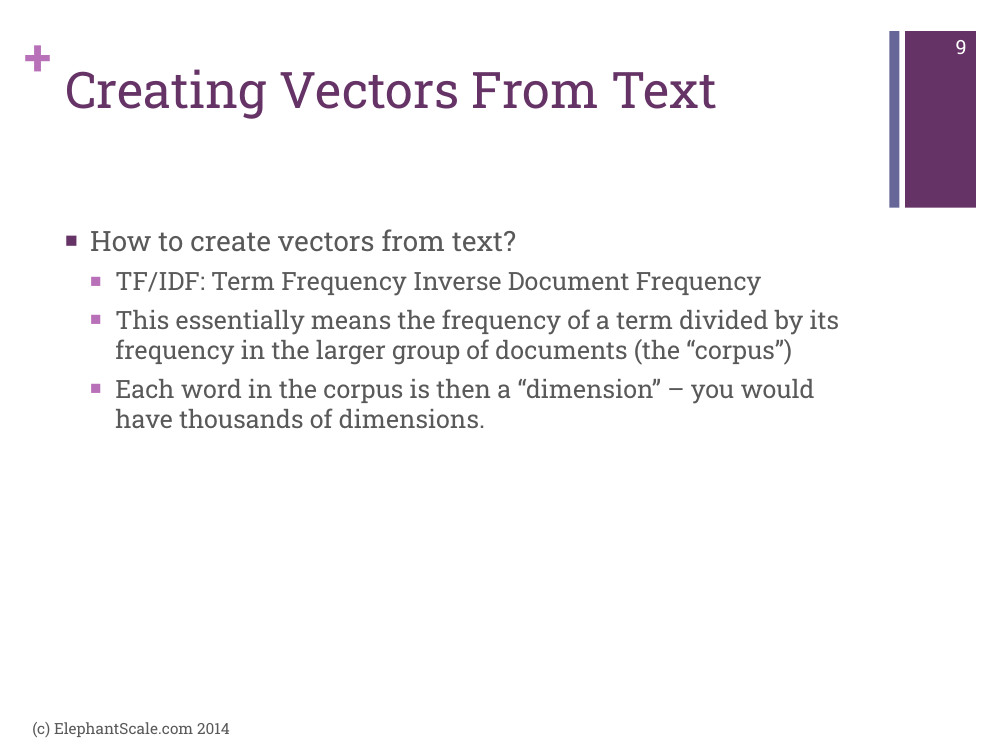
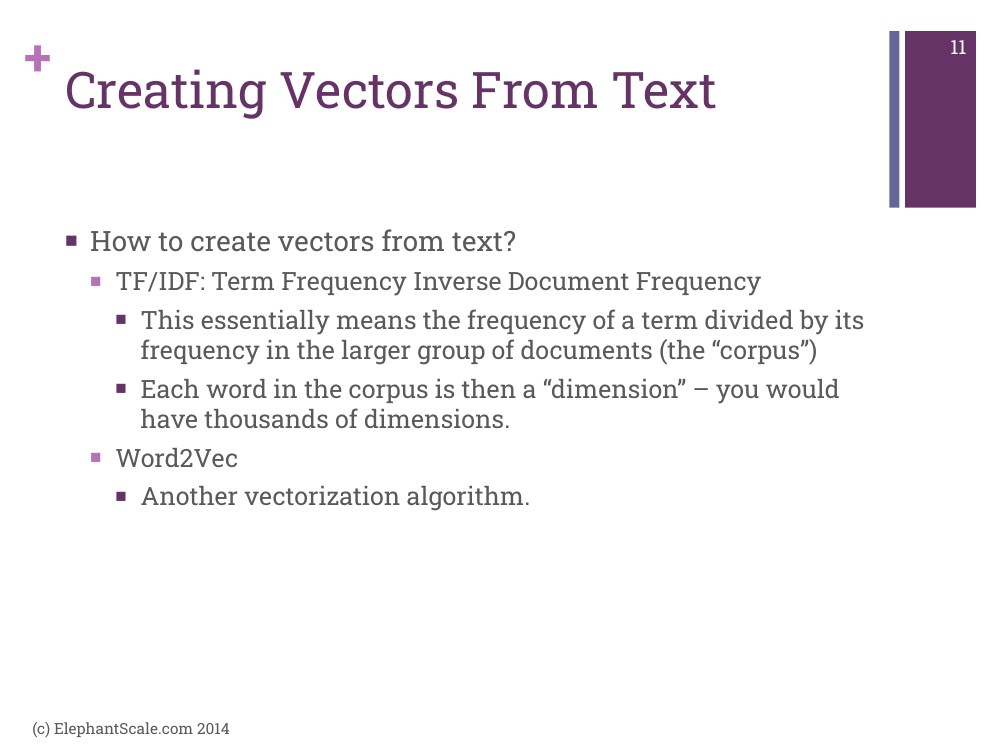
Before and after one commit to mattvinks/spark-labs, a slide deck: slide 11 of slides/MLLib.pptx (slide 9 before the commit). Drawn at 1008x756 pixels with LibreOffice and Linux fonts; fonts in the diff are those of the drawing. Boxes give left, top, right and bottom in pixels: in the first picture for what was removed or moved away, otherwise in the second. Text is boxed around its words. In the diff, an @@ line names an element or a change of style, - is before the commit and + after.

Commit message:
Added latest changes. Added new slide on LDA.

```diff
--- a/slides/MLLib.pptx
+++ b/slides/MLLib.pptx
@@ page number at (950,40,966,54): text changed @@
-9
+11
@@ text at (141,309,865,428): list level 2 to 3 in "This essentially means the frequency ..."; bullet colour #B870B8 to #663366; list level 2 to 3 in "Each word in the corpus ..." @@
@@ text at (115,448,531,511): paragraphs added @@
+  ■ Word2Vec
+    ■ Another vectorization algorithm.
```
Also in this commit, not shown: 6 slides added.
